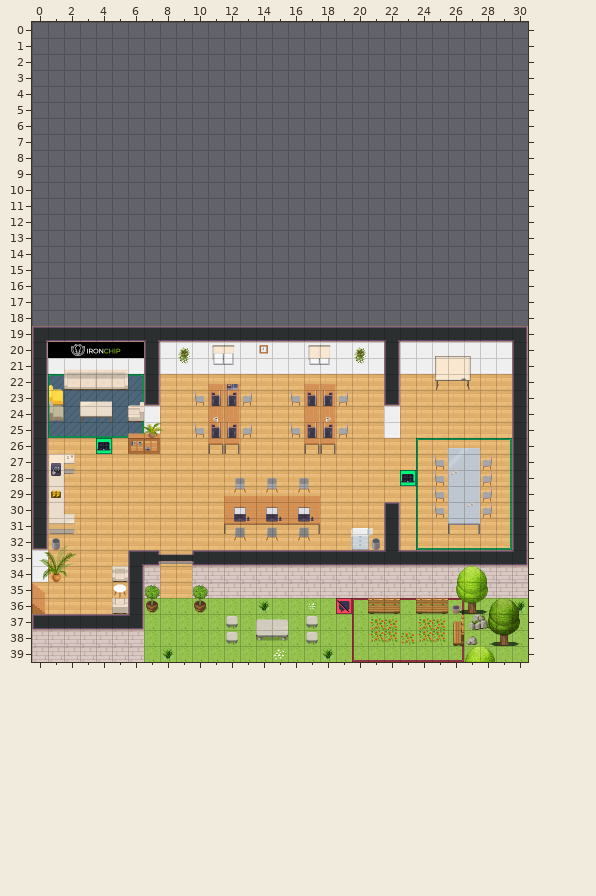
Level history. Tiled map (JSON): map.tmj. The first picture shows the starting point.
Cells are 32x32 px. Shown: x 0..30, y 0..39. The old version is drawn lined up with the new one.
New version:
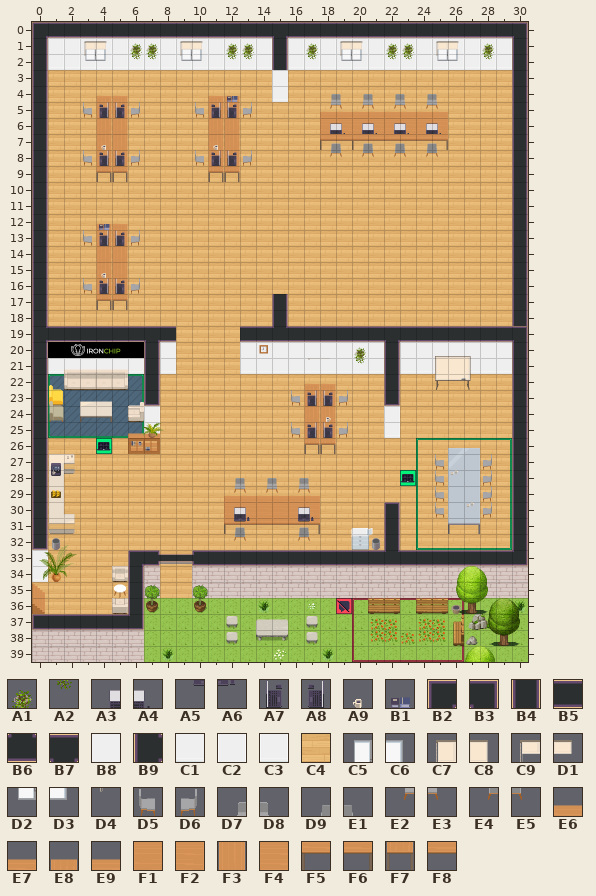
Key: from "WA_Decoration": A1 77, A2 89; from "WA_Miscellaneous": A3 2, A4 3, A5 12, A6 13, A7 24, A8 25, A9 59 flipped left-right, B1 74; from "WA_Room_Builder": B2 28, B3 29, B4 102, B5 104, B6 110, B7 160, B8 203, B9 218, C1 228, C2 280, C3 305, C4 350, C5 775, C6 776, C7 777, C8 778, C9 779, D1 780, D2 800, D3 801, D4 804; from "WA_Seats": D5 119, D6 120, D7 121, D8 122, D9 123, E1 124, E2 134, E3 135, E4 136, E5 137; from "WA_Tables": E6 0, E7 1, E8 2, E9 3, F1 10, F2 11, F3 12, F4 13, F5 20, F6 21, F7 22, F8 23.
__ is an empty cell.
Change:
map size 31x21 -> 31x40 cells (old content now starts at 0,19; both pictures use the new coordinates)
Layer "floor/floor1":
y 3..4: x 1..14 __ __ __ __ __ __ __ __ __ __ __ __ __ __ -> C4 C4 C4 C4 C4 C4 C4 C4 C4 C4 C4 C4 C4 C4; x 16..29 __ __ __ __ __ __ __ __ __ __ __ __ __ __ -> C4 C4 C4 C4 C4 C4 C4 C4 C4 C4 C4 C4 C4 C4
y 5: x 1..29 __ __ __ __ __ __ __ __ __ __ __ __ __ __ __ __ __ __ __ __ __ __ __ __ __ __ __ __ __ -> C4 C4 C4 C4 C4 C4 C4 C4 C4 C4 C4 C4 C4 C4 C4 C4 C4 C4 C4 C4 C4 C4 C4 C4 C4 C4 C4 C4 C4
y 6: x 1..17 __ __ __ __ __ __ __ __ __ __ __ __ __ __ __ __ __ -> C4 C4 C4 C4 C4 C4 C4 C4 C4 C4 C4 C4 C4 C4 C4 C4 C4; x 26..29 __ __ __ __ -> C4 C4 C4 C4
y 7..16: x 1..29 __ __ __ __ __ __ __ __ __ __ __ __ __ __ __ __ __ __ __ __ __ __ __ __ __ __ __ __ __ -> C4 C4 C4 C4 C4 C4 C4 C4 C4 C4 C4 C4 C4 C4 C4 C4 C4 C4 C4 C4 C4 C4 C4 C4 C4 C4 C4 C4 C4
y 17..18: x 1..14 __ __ __ __ __ __ __ __ __ __ __ __ __ __ -> C4 C4 C4 C4 C4 C4 C4 C4 C4 C4 C4 C4 C4 C4; x 16..29 __ __ __ __ __ __ __ __ __ __ __ __ __ __ -> C4 C4 C4 C4 C4 C4 C4 C4 C4 C4 C4 C4 C4 C4
y 19..21: x 9..12 __ __ __ __ -> C4 C4 C4 C4
Layer "walls/walls1":
y 0: x 0..30 __ __ __ __ __ __ __ __ __ __ __ __ __ __ __ __ __ __ __ __ __ __ __ __ __ __ __ __ __ __ __ -> B2 B5 B5 B5 B5 B5 B5 B5 B5 B5 B5 B5 B5 B5 B5 B7 B5 B5 B5 B5 B5 B5 B5 B5 B5 B5 B5 B5 B5 B5 B3
y 1: x 0..30 __ __ __ __ __ __ __ __ __ __ __ __ __ __ __ __ __ __ __ __ __ __ __ __ __ __ __ __ __ __ __ -> B4 C2 C2 C2 C2 C2 C2 C2 C2 C2 C2 C2 C2 C2 C2 B4 C2 C2 C2 C2 C2 C2 C2 C2 C2 C2 C2 C2 C2 C2 B4
y 2: x 0..30 __ __ __ __ __ __ __ __ __ __ __ __ __ __ __ __ __ __ __ __ __ __ __ __ __ __ __ __ __ __ __ -> B4 C3 C3 C3 C3 C3 C3 C3 C3 C3 C3 C3 C3 C3 C3 B4 C3 C3 C3 C3 C3 C3 C3 C3 C3 C3 C3 C3 C3 C3 B4
y 3: x 0 __ -> B4; x 15 __ -> B8; x 30 __ -> B4
y 4: x 0 __ -> B4; x 15 __ -> C1; x 30 __ -> B4
y 5..16: x 0 __ -> B4; x 30 __ -> B4
y 17..18: x 0 __ -> B4; x 15 __ -> B4; x 30 __ -> B4
y 19: x 0 B2 -> B9; x 9..12 B5 B5 B5 B5 -> __ __ __ __; x 15 B5 -> B6
y 20: x 9..12 B8 B8 B8 B8 -> __ __ __ __
y 21: x 9..12 C1 C1 C1 C1 -> __ __ __ __
Layer "walls/walls2":
y 1: x 6..7 __ __ -> A1 A1; x 12..13 __ __ -> A1 A1; x 17 __ -> A1; x 22..23 __ __ -> A1 A1; x 28 __ -> A1
y 2: x 6..7 __ __ -> A2 A2; x 12..13 __ __ -> A2 A2; x 17 __ -> A2; x 22..23 __ __ -> A2 A2; x 28 __ -> A2
y 20: x 9 A1 -> __
y 21: x 9 A2 -> __
Layer "furniture/furniture2":
y 1: x 3..4 __ __ -> C5 C6; x 9..10 __ __ -> C5 C6; x 19..20 __ __ -> C5 C6; x 25..26 __ __ -> C5 C6
y 2: x 3..4 __ __ -> D2 D3; x 9..10 __ __ -> D2 D3; x 19..20 __ __ -> D2 D3; x 25..26 __ __ -> D2 D3
y 4: x 18..25 __ __ __ __ __ __ __ __ -> D7 D8 D7 D8 D7 D8 D7 D8
y 5: x 3..6 __ __ __ __ -> D5 F3 F3 D6; x 10..13 __ __ __ __ -> D5 F3 F3 D6; x 18..25 __ __ __ __ __ __ __ __ -> E2 E3 E2 E3 E2 E3 E2 E3
y 6: x 4..5 __ __ -> F3 F3; x 11..12 __ __ -> F3 F3; x 18..25 __ __ __ __ __ __ __ __ -> F1 F4 F1 F4 F4 F4 F4 F2
y 7: x 4..5 __ __ -> F3 F3; x 11..12 __ __ -> F3 F3; x 18..25 __ __ __ __ __ __ __ __ -> D9 E1 D9 E1 D9 E1 D9 E1
y 8: x 3..6 __ __ __ __ -> D5 F3 F3 D6; x 10..13 __ __ __ __ -> D5 F3 F3 D6; x 18..25 __ __ __ __ __ __ __ __ -> E4 E5 E4 E5 E4 E5 E4 E5
y 9: x 4..5 __ __ -> F7 F7; x 11..12 __ __ -> F7 F7
y 13: x 3..6 __ __ __ __ -> D5 F3 F3 D6
y 14..15: x 4..5 __ __ -> F3 F3
y 16: x 3..6 __ __ __ __ -> D5 F3 F3 D6
y 17: x 4..5 __ __ -> F7 F7
y 20: x 11..12 C5 C6 -> __ __; x 17..18 C5 C6 -> __ __
y 21: x 11..12 D2 D3 -> __ __; x 17..18 D2 D3 -> __ __
y 23: x 10..13 D5 F3 F3 D6 -> __ __ __ __
y 24: x 11..12 F3 F3 -> __ __
y 25: x 10..13 D5 F3 F3 D6 -> __ __ __ __
y 26: x 11..12 F7 F7 -> __ __
y 31: x 14..15 D9 E1 -> __ __
y 32: x 14..15 E4 E5 -> __ __
Layer "furniture/furniture3":
y 1: x 3..4 __ __ -> C9 D1; x 9..10 __ __ -> C9 D1; x 19..20 __ __ -> C9 D1; x 25..26 __ __ -> C9 D1
y 2: x 3 __ -> D4; x 9 __ -> D4; x 19 __ -> D4; x 25 __ -> D4
y 5: x 4..5 __ __ -> A8 A7; x 11..12 __ __ -> A8 A7
y 7: x 4 __ -> A9; x 11 __ -> A9; x 18..25 __ __ __ __ __ __ __ __ -> F5 F8 F5 F8 F8 F8 F8 F6
y 8: x 4..5 __ __ -> A8 A7; x 11..12 __ __ -> A8 A7
y 13: x 4..5 __ __ -> A8 A7
y 15: x 4 __ -> A9
y 16: x 4..5 __ __ -> A8 A7
y 20: x 11..12 C9 D1 -> __ __; x 17..18 C7 C8 -> __ __
y 21: x 11 D4 -> __
y 23: x 11..12 A8 A7 -> __ __
y 24: x 11 A9 -> __
y 25: x 11..12 A8 A7 -> __ __
Layer "above/above1":
y 4: x 4..5 __ __ -> E8 E8; x 11..12 __ __ -> E8 E8
y 5: x 18..25 __ __ __ __ __ __ __ __ -> E6 E9 E6 E9 E9 E9 E9 E7
y 12: x 4..5 __ __ -> E8 E8
y 22: x 11..12 E8 E8 -> __ __
Layer "above/above2":
y 4: x 12 __ -> B1
y 6: x 18..25 __ __ __ __ __ __ __ __ -> A3 A4 A3 A4 A3 A4 A3 A4
y 12: x 4 __ -> B1
y 22: x 12 B1 -> __
y 30: x 14..15 A3 A4 -> __ __
y 31: x 14..15 A5 A6 -> __ __
Changed places in both pictures, as pixel boxes (x1, y1, x2, y2):
changed: (32, 22, 528, 454)
removed: (266, 507, 282, 541)
